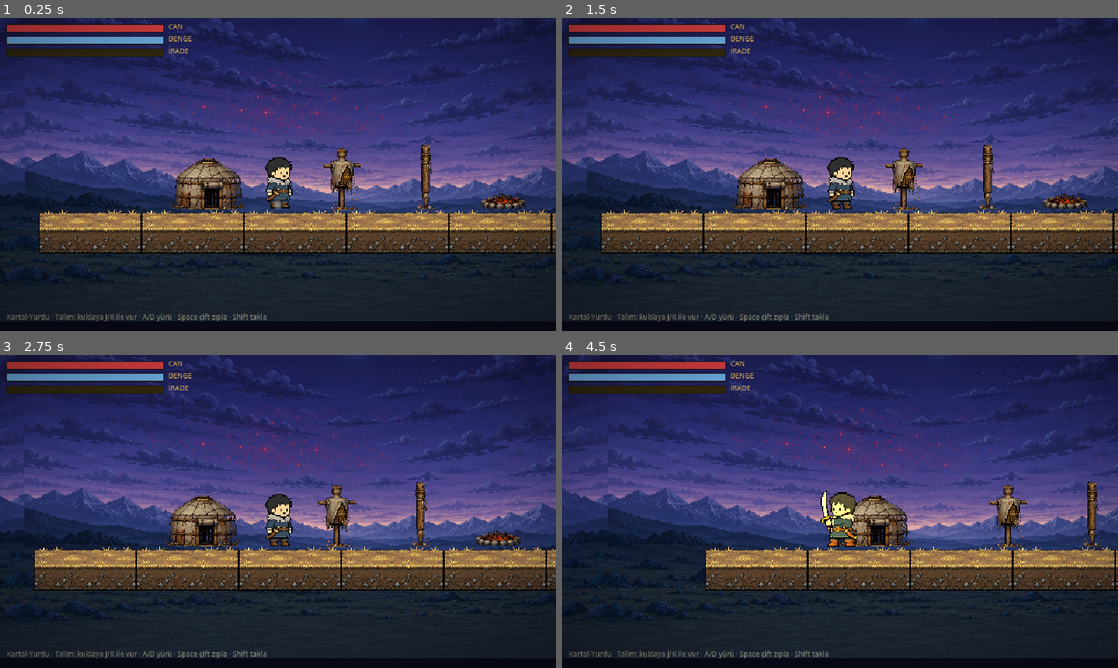
Above: before the commit, frames 1-4 (two rows, left to right).
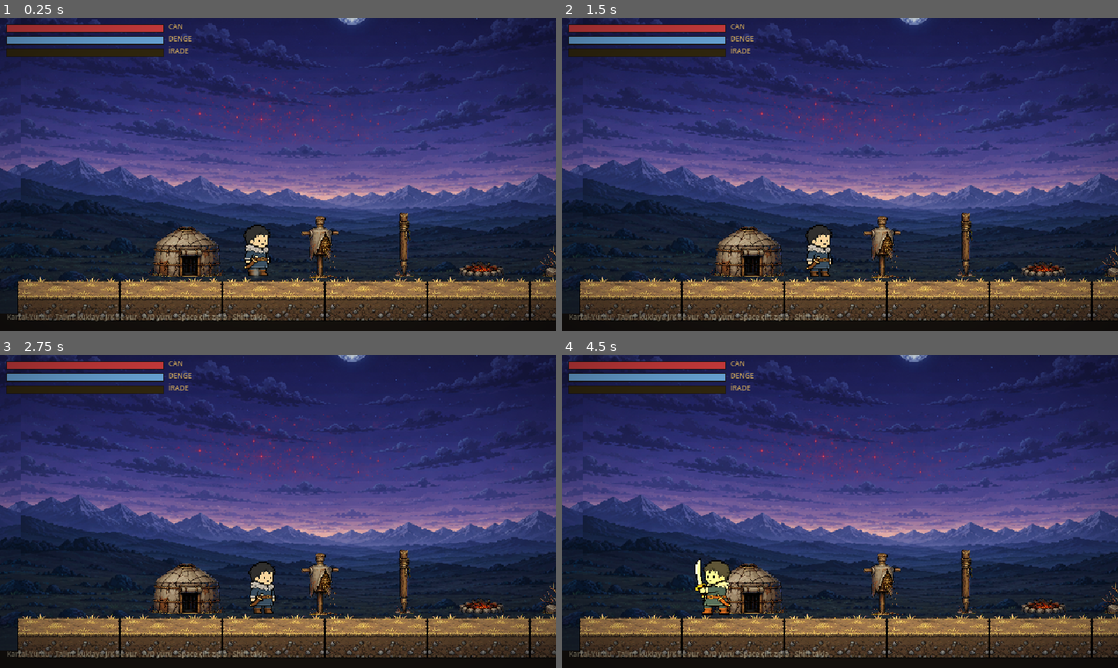
Above: after the commit, the same moments.

Repository: AhmetSoz/verridia
Game: Godot game, scene res://scenes/levels/kartal_yurdu.tscn
Same seed, same stepped clock (60 frames per second), same inputs: the game is played once before the commit and once after it.
Inputs:
- Up to frame 1 (0.25 s): no input
- Up to frame 2 (1.5 s): tap L (parry) at 0.6 s; tap Enter at 1.25 s; tap S (egil) at 1.35 s
- Up to frame 3 (2.75 s): tap L (parry) at 1.55, 2.3 s; tap D (hareket_sag) at 2.1 s
- Up to frame 4 (4.5 s): tap Space (zipla) at 2.75 s; tap A (hareket_sol) at 2.85 s; tap L (parry) at 3.05, 3.8, 4.35 s; tap Shift (kacin) at 3.6 s

The runs differ from the first frame. In frame 1, 40% of the frame differs, in the area x 0-100%, y 0-97%; in frame 2, 40%; in frame 3, 40%; in frame 4, 38%.

Commit message:
fix(oyun): Kartal-Yurdu kadraj — zemin alti bosluk dolduruldu + kamera sinirlari; eski test_odasi silindi
- zemin altindaki koyu void toprak dolgusuyla kapatildi (dagilmis his gitti)
- kamera bolum sinirlarina kilitlendi (void/tasma gorunmuyor)
- kafa karistiran eski gri-kutu test_odasi kaldirildi (artik ana bolum Kartal-Yurdu)

Co-Authored-By: Claude Opus 4.8 <noreply@anthropic.com>

Diff:
--- a/game/scenes/levels/kartal_yurdu.tscn
+++ b/game/scenes/levels/kartal_yurdu.tscn
@@ -51,6 +51,15 @@
 centered = false
 position = Vector2(0, -72)
 texture = ExtResource("3")
+
+[node name="ToprakDolgu" type="ColorRect" parent="."]
+z_index = -5
+offset_left = -400.0
+offset_top = 372.0
+offset_right = 2000.0
+offset_bottom = 720.0
+color = Color(0.082, 0.066, 0.05, 1)
+mouse_filter = 2
 
 [node name="Zemin" type="StaticBody2D" parent="."]
 
--- a/game/scenes/levels/test_odasi.tscn
+++ /dev/null
@@ -1,175 +0,0 @@
-[gd_scene load_steps=9 format=3]
-
-[ext_resource type="Script" path="res://scripts/tests/test_odasi.gd" id="1_to"]
-[ext_resource type="PackedScene" path="res://scenes/characters/togan.tscn" id="2_tg"]
-[ext_resource type="PackedScene" path="res://scenes/enemies/dummy.tscn" id="3_dm"]
-[ext_resource type="Texture2D" uid="uid://d4c08673qt2d1" path="res://asset/arkaplanlar/golgeortu_arka.png" id="4_bg"]
-[ext_resource type="PackedScene" path="res://scenes/ui/hud.tscn" id="5_hud"]
-[ext_resource type="Shader" path="res://shaders/vinyet.gdshader" id="6_vin"]
-
-[sub_resource type="RectangleShape2D" id="zemin_sekil"]
-size = Vector2(1200, 40)
-
-[sub_resource type="ShaderMaterial" id="vin_mat"]
-shader = ExtResource("6_vin")
-shader_parameter/guc = 0.5
-shader_parameter/ic = 0.32
-shader_parameter/dis = 0.9
-
-[node name="TestOdasi" type="Node2D"]
-script = ExtResource("1_to")
-
-[node name="DipZemin" type="CanvasLayer" parent="."]
-layer = -20
-
-[node name="Renk" type="ColorRect" parent="DipZemin"]
-anchors_preset = 15
-anchor_right = 1.0
-anchor_bottom = 1.0
-color = Color(0.03, 0.04, 0.06, 1)
-
-[node name="ArkaPlan" type="ParallaxBackground" parent="."]
-layer = -10
-
-[node name="Uzak" type="ParallaxLayer" parent="ArkaPlan"]
-motion_scale = Vector2(0.25, 0.12)
-motion_mirroring = Vector2(1024, 0)
-
-[node name="UzakGorsel" type="Sprite2D" parent="ArkaPlan/Uzak"]
-texture = ExtResource("4_bg")
-centered = false
-position = Vector2(0, -40)
-scale = Vector2(1.6, 1.6)
-modulate = Color(0.7, 0.75, 0.88, 1)
-
-[node name="Sis" type="CPUParticles2D" parent="."]
-position = Vector2(320, 200)
-amount = 60
-lifetime = 7.0
-preprocess = 4.0
-emission_shape = 3
-emission_rect_extents = Vector2(760, 190)
-direction = Vector2(1, 0)
-spread = 180.0
-gravity = Vector2(0, -3)
-initial_velocity_min = 6.0
-initial_velocity_max = 20.0
-scale_amount_min = 1.0
-scale_amount_max = 2.5
-color = Color(0.72, 0.78, 0.86, 0.14)
-
-[node name="Zemin" type="StaticBody2D" parent="."]
-position = Vector2(320, 340)
-
-[node name="ZeminSekil" type="CollisionShape2D" parent="Zemin"]
-shape = SubResource("zemin_sekil")
-scale = Vector2(1.7, 1)
-
-[node name="ZeminGorsel" type="ColorRect" parent="Zemin"]
-offset_left = -1020.0
-offset_top = -20.0
-offset_right = 1020.0
-offset_bottom = 20.0
-color = Color(0.08, 0.09, 0.11, 1)
-
-[node name="Platform1" type="StaticBody2D" parent="."]
-position = Vector2(180, 250)
-
-[node name="P1Sekil" type="CollisionShape2D" parent="Platform1"]
-shape = SubResource("zemin_sekil")
-scale = Vector2(0.1, 0.4)
-
-[node name="P1Gorsel" type="ColorRect" parent="Platform1"]
-offset_left = -60.0
-offset_top = -8.0
-offset_right = 60.0
-offset_bottom = 8.0
-color = Color(0.14, 0.17, 0.18, 1)
-
-[node name="Platform2" type="StaticBody2D" parent="."]
-position = Vector2(460, 200)
-
-[node name="P2Sekil" type="CollisionShape2D" parent="Platform2"]
-shape = SubResource("zemin_sekil")
-scale = Vector2(0.1, 0.4)
-
-[node name="P2Gorsel" type="ColorRect" parent="Platform2"]
-offset_left = -60.0
-offset_top = -8.0
-offset_right = 60.0
-offset_bottom = 8.0
-color = Color(0.14, 0.17, 0.18, 1)
-
-[node name="Platform3" type="StaticBody2D" parent="."]
-position = Vector2(760, 240)
-
-[node name="P3Sekil" type="CollisionShape2D" parent="Platform3"]
-shape = SubResource("zemin_sekil")
-scale = Vector2(0.1, 0.4)
-
-[node name="P3Gorsel" type="ColorRect" parent="Platform3"]
-offset_left = -60.0
-offset_top = -8.0
-offset_right = 60.0
-offset_bottom = 8.0
-color = Color(0.14, 0.17, 0.18, 1)
-
-[node name="Platform4" type="StaticBody2D" parent="."]
-position = Vector2(1000, 170)
-
-[node name="P4Sekil" type="CollisionShape2D" parent="Platform4"]
-shape = SubResource("zemin_sekil")
-scale = Vector2(0.1, 0.4)
-
-[node name="P4Gorsel" type="ColorRect" parent="Platform4"]
-offset_left = -60.0
-offset_top = -8.0
-offset_right = 60.0
-offset_bottom = 8.0
-color = Color(0.14, 0.17, 0.18, 1)
-
-[node name="SolDuvar" type="StaticBody2D" parent="."]
-position = Vector2(-560, 180)
-rotation = 1.5708
-
-[node name="SDSekil" type="CollisionShape2D" parent="SolDuvar"]
-shape = SubResource("zemin_sekil")
-scale = Vector2(0.5, 1.0)
-
-[node name="SagDuvar" type="StaticBody2D" parent="."]
-position = Vector2(1200, 180)
-rotation = 1.5708
-
-[node name="SGSekil" type="CollisionShape2D" parent="SagDuvar"]
-shape = SubResource("zemin_sekil")
-scale = Vector2(0.5, 1.0)
-
-[node name="Togan" parent="." instance=ExtResource("2_tg")]
-position = Vector2(60, 318)
-
-[node name="Dummy" parent="." instance=ExtResource("3_dm")]
-position = Vector2(420, 318)
-
-[node name="Vinyet" type="CanvasLayer" parent="."]
-layer = 5
-
-[node name="Perde" type="ColorRect" parent="Vinyet"]
-material = SubResource("vin_mat")
-anchors_preset = 15
-anchor_right = 1.0
-anchor_bottom = 1.0
-mouse_filter = 2
-color = Color(1, 1, 1, 1)
-
-[node name="HUD" parent="." instance=ExtResource("5_hud")]
-
-[node name="Ipucu" type="CanvasLayer" parent="."]
-
-[node name="Etiket" type="Label" parent="Ipucu"]
-offset_left = 8.0
-offset_top = 338.0
-offset_right = 632.0
-offset_bottom = 356.0
-theme_override_font_sizes/font_size = 8
-theme_override_colors/font_color = Color(0.7, 0.7, 0.66, 0.7)
-text = "A/D hareket · Space zıpla · J hafif · K ağır · L parry · Shift kaçınma"
--- a/game/scripts/levels/kartal_yurdu.gd
+++ b/game/scripts/levels/kartal_yurdu.gd
@@ -8,3 +8,9 @@
 func _ready() -> void:
 	SceneFlow.kontrol_noktasi_kaydet("kartal_yurdu_giris")
 	hud.bagla(oyuncu.stats)
+	# Kamerayı bölüm sınırlarına kilitle (boşluk/void görünmesin)
+	var kam := oyuncu.get_node("Camera2D") as Camera2D
+	kam.limit_left = -120
+	kam.limit_right = 1520
+	kam.limit_top = -140
+	kam.limit_bottom = 392
--- a/game/scripts/tests/test_odasi.gd
+++ /dev/null
@@ -1,10 +0,0 @@
-extends Node2D
-## Test odası — dövüş laboratuvarının ilk odası.
-## Girişte kontrol noktası kaydeder; stilize HUD'u oyuncuya bağlar.
-
-@onready var oyuncu: PlayerTogan = $Togan
-@onready var hud = $HUD
-
-func _ready() -> void:
-	SceneFlow.kontrol_noktasi_kaydet("test_odasi_giris")
-	hud.bagla(oyuncu.stats)
Not shown, removed: game/scripts/tests/test_odasi.gd.uid
